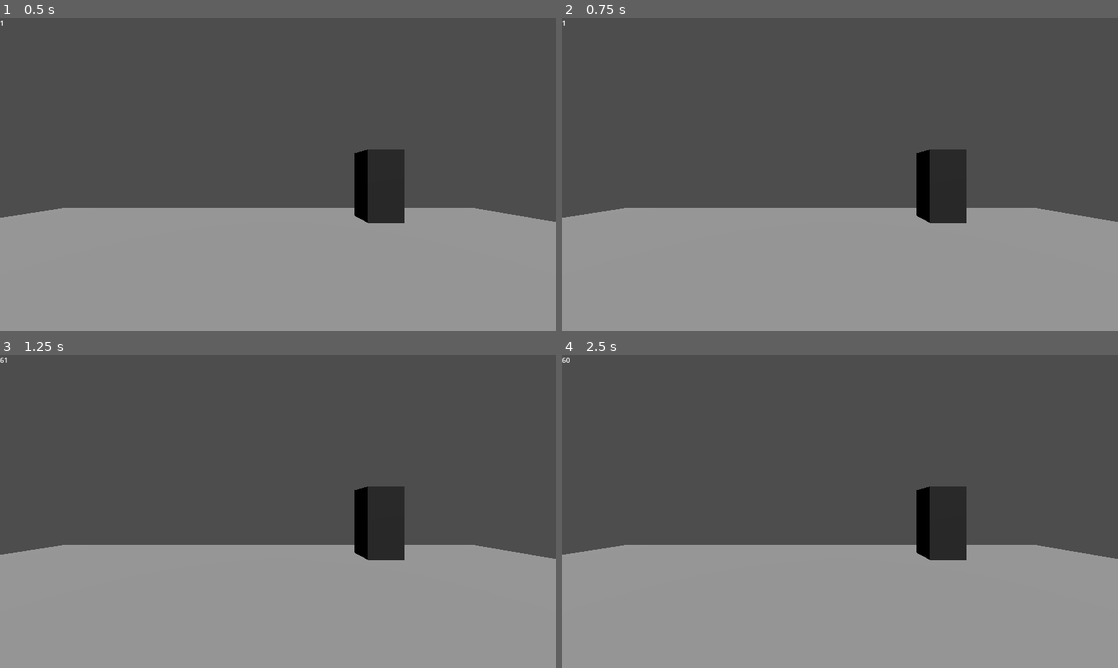
Above: before the commit, frames 1-4 (two rows, left to right).
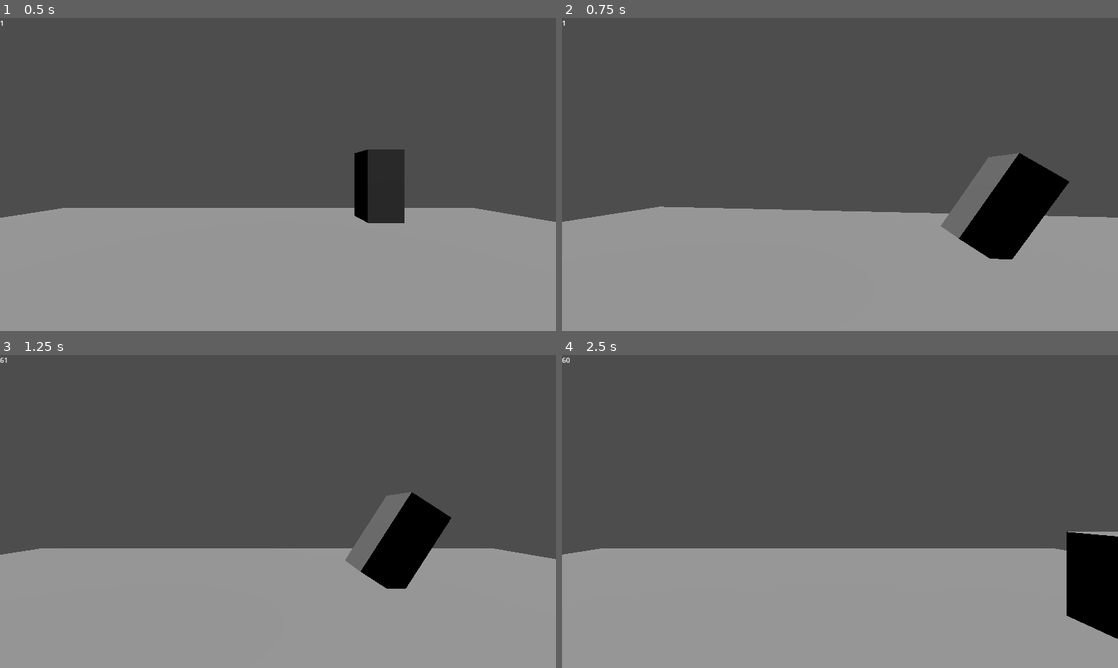
Above: after the commit, the same moments.

Repository: Triple-B-Org/BBB-Game-Jam-2024
Game: Godot game, scene res://scenes/Main.tscn
The game is run twice, just before and just after one commit, with the same random seed, the same clock (stepped at 60 frames per second) and the same inputs. Before the commit the project starts from res://scenes/main.tscn.
Inputs:
- Up to frame 1 (0.5 s): no input
- Up to frame 2 (0.75 s): tap Enter at 0.5 s; hold D (turn_right) from 0.53 s (still down)
- Up to frame 3 (1.25 s): keep holding D (turn_right)
- Up to frame 4 (2.5 s): release D (turn_right) at 1.28 s; hold S (move_backward) 1.28-2.03 s; tap Space at 2 s; hold D (turn_right) from 2.03 s (still down)

Frame 1 is identical in both runs. In frame 2, 7.0% of the frame differs, in the area x 0-100%, y 42-78%; in frame 3, 4.9%; in frame 4, 5.7%.

Commit message:
Added Autoload Settings variables, (currently only has smooth_movement). Added some variable types and function return types. Rewrote player movement and implemented smooth movement.

Diff:
--- a/project.godot
+++ b/project.godot
@@ -11,9 +11,13 @@
 [application]
 
 config/name="BBB-Game-Jam-2024-Dungeon-Crawler"
-run/main_scene="res://scenes/main.tscn"
+run/main_scene="res://scenes/Main.tscn"
 config/features=PackedStringArray("4.2", "Forward Plus")
 config/icon="res://assets/icon.svg"
+
+[autoload]
+
+Settings="*res://scripts/Settings.gd"
 
 [debug]
 
--- a/scenes/main.tscn
+++ b/scenes/Main.tscn
@@ -1,9 +1,9 @@
 [gd_scene load_steps=7 format=3 uid="uid://wsxrbsbbsvsj"]
 
-[ext_resource type="Script" path="res://scripts/FPS_Counter.gd" id="1_g8k3l"]
-[ext_resource type="Script" path="res://scripts/Game_Loop.gd" id="1_mgt5c"]
-[ext_resource type="PackedScene" uid="uid://dsi5616hcjdh5" path="res://scenes/Player.tscn" id="3_lm01q"]
-[ext_resource type="PackedScene" uid="uid://uxx6j310mdtw" path="res://scenes/Wall.tscn" id="3_v4r3a"]
+[ext_resource type="Script" path="res://scripts/Game_Loop.gd" id="1_j7vjs"]
+[ext_resource type="PackedScene" uid="uid://dsi5616hcjdh5" path="res://scenes/Player.tscn" id="2_58ysq"]
+[ext_resource type="Script" path="res://scripts/FPS_Counter.gd" id="3_mbl4p"]
+[ext_resource type="PackedScene" uid="uid://uxx6j310mdtw" path="res://scenes/Wall.tscn" id="4_xxjyt"]
 
 [sub_resource type="PlaneMesh" id="PlaneMesh_hikpt"]
 size = Vector2(20, 20)
@@ -11,10 +11,10 @@
 [sub_resource type="BoxShape3D" id="BoxShape3D_b88c8"]
 size = Vector3(20, 0, 20)
 
-[node name="main" type="Node3D"]
-script = ExtResource("1_mgt5c")
+[node name="Main" type="Node3D"]
+script = ExtResource("1_j7vjs")
 
-[node name="Player" parent="." instance=ExtResource("3_lm01q")]
+[node name="Player" parent="." instance=ExtResource("2_58ysq")]
 
 [node name="Camera3D" type="Camera3D" parent="Player"]
 transform = Transform3D(1, 0, 0, 0, 1, 0, 0, 0, 1, 0, 0.7, -0.5)
--- a/scenes/Player.gd
+++ /dev/null
@@ -1,35 +0,0 @@
-extends CharacterBody3D
-
-
-const SPEED = 5.0
-
-var reset_rotation = global_transform.basis
-
-func _physics_process(delta):
-
-	if Input.is_action_just_pressed("ui_up"):
-		if self.rotation_degrees.y == 0:
-			self.position.z -= 1
-		elif self.rotation_degrees.y == 90:
-			self.position.x -= 1
-		elif self.rotation_degrees.y == 180 or self.rotation_degrees.y == -180:
-			self.position.z += 1
-		else:
-			self.position.x += 1
-	elif Input.is_action_just_pressed("ui_down"):
-		if self.rotation_degrees.y == 0:
-			self.position.z += 1
-		elif self.rotation_degrees.y == 90:
-			self.position.x += 1
-		elif self.rotation_degrees.y == 180 or self.rotation_degrees.y == -180:
-			self.position.z -= 1
-		else:
-			self.position.x -= 1
-	elif Input.is_action_just_pressed("ui_left"):
-		rotate_y(deg_to_rad(90))
-		if 0 == int(self.rotation_degrees.y):
-			global_transform.basis = reset_rotation
-	elif Input.is_action_just_pressed("ui_right"):
-		rotate_y(-deg_to_rad(90))
-		if 0 == int(self.rotation_degrees.y):
-			global_transform.basis = reset_rotation
--- a/scenes/Player.tscn
+++ b/scenes/Player.tscn
@@ -1,6 +1,6 @@
 [gd_scene load_steps=4 format=3 uid="uid://dsi5616hcjdh5"]
 
-[ext_resource type="Script" path="res://scenes/Player.gd" id="1_uvies"]
+[ext_resource type="Script" path="res://scripts/Player.gd" id="1_uvies"]
 
 [sub_resource type="BoxMesh" id="BoxMesh_nnbb7"]
 size = Vector3(1, 2, 1)
--- a/scripts/Game_Loop.gd
+++ b/scripts/Game_Loop.gd
@@ -1,14 +1,13 @@
 extends Node
 
 #global variables (scoping stops us from setting them in _ready)
-var player_actions = 3;
-var player_health = 3;
-
-# Called when the node enters the scene tree for the first time.
-func _ready():
-	pass # Replace with function body.
+var player_actions: int = 3;
+var player_health: int = 3;
 
 
-# Called every frame. 'delta' is the elapsed time since the previous frame.
-func _process(delta):
+func _ready() -> void:
 	pass
+
+
+func _process(_delta: float) -> void:
+	pass
--- a/scripts/Grid_Map.gd
+++ b/scripts/Grid_Map.gd
@@ -1,9 +1,9 @@
 class_name Grid_Map
 
 #THIS IS ONLY FOR TESTING FOR N0W, NEEDS TO BE MADE DINAMIC, ADDED TO MY LIST (KELAN)
-var Rooms = [];
+var Rooms: Array = [];
 
-func _ready():
+func _ready() -> void:
 	Rooms.append([
 		[3,3,3,3,3,3,3],
 		[3,0,0,0,0,0,3],
@@ -15,5 +15,5 @@
 	]);
 
 # Returns a random room to be generated
-func get_random_room():
+func get_random_room() -> Array:
 	return Rooms[0];
--- /dev/null
+++ b/scripts/Player.gd
@@ -0,0 +1,63 @@
+extends CharacterBody3D
+
+
+const SPEED: float = 5
+
+var direction: Vector2 = Vector2.DOWN
+
+# required for smooth movements
+var start_position: Vector3 = Vector3.ZERO
+var end_position: Vector3 = Vector3.ZERO
+var t_movement: float = 1
+var start_rotation: float = 0
+var end_rotation: float = 0
+var t_rotation: float = 1
+
+
+func _physics_process(delta: float) -> void:
+	if Settings.smooth_movement:
+		if t_movement >= 1 and t_rotation >= 1:
+			if Input.is_action_just_pressed("move_forward"):
+				start_position = position
+				end_position = start_position - Vector3(direction.x, 0, direction.y)
+				t_movement = 0
+			elif Input.is_action_just_pressed("move_backward"):
+				start_position = position
+				end_position = start_position + Vector3(direction.x, 0, direction.y)
+				t_movement = 0
+			elif Input.is_action_just_pressed("turn_right"):
+				start_rotation = rotation.y
+				end_rotation = start_rotation - PI/2
+				direction = Vector2(sin(end_rotation), cos(end_rotation))
+				t_rotation = 0
+			elif Input.is_action_just_pressed("turn_left"):
+				start_rotation = rotation.y
+				end_rotation = start_rotation + PI/2
+				direction = Vector2(sin(end_rotation), cos(end_rotation))
+				t_rotation = 0
+		# only rotation or movement is allowed at a time
+		elif t_rotation >= 1:
+			t_movement += SPEED * delta
+			position = start_position.lerp(end_position, t_movement)
+		elif t_movement >= 1:
+			t_rotation += SPEED * delta
+			rotation.y = lerp(start_rotation, end_rotation, t_rotation)
+		# however if for some reason both are activated they are both moved to their end positions
+		else:
+			t_movement = 1
+			position = start_position.lerp(end_position, t_movement)
+			t_rotation = 1
+			rotation.y = lerp(start_rotation, end_rotation, t_rotation)
+	else:
+		if Input.is_action_just_pressed("move_forward"):
+			position.x -= direction.x
+			position.z -= direction.y
+		elif Input.is_action_just_pressed("move_backward"):
+			position.x += direction.x
+			position.z += direction.y
+		elif Input.is_action_just_pressed("turn_right"):
+			rotation.y -= PI/2
+			direction = Vector2(sin(rotation.y), cos(rotation.y))
+		elif Input.is_action_just_pressed("turn_left"):
+			rotation.y += PI/2
+			direction = Vector2(sin(rotation.y), cos(rotation.y))
--- /dev/null
+++ b/scripts/Settings.gd
@@ -0,0 +1,3 @@
+extends Node
+
+var smooth_movement: bool = true
Not shown: 1 places in scenes/Main.tscn that only renumber resources
